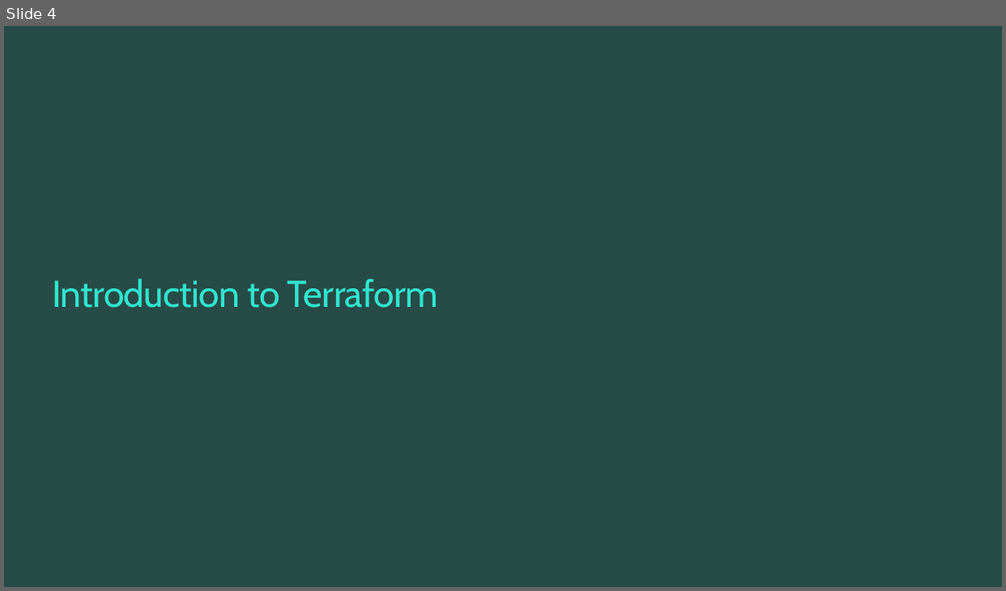
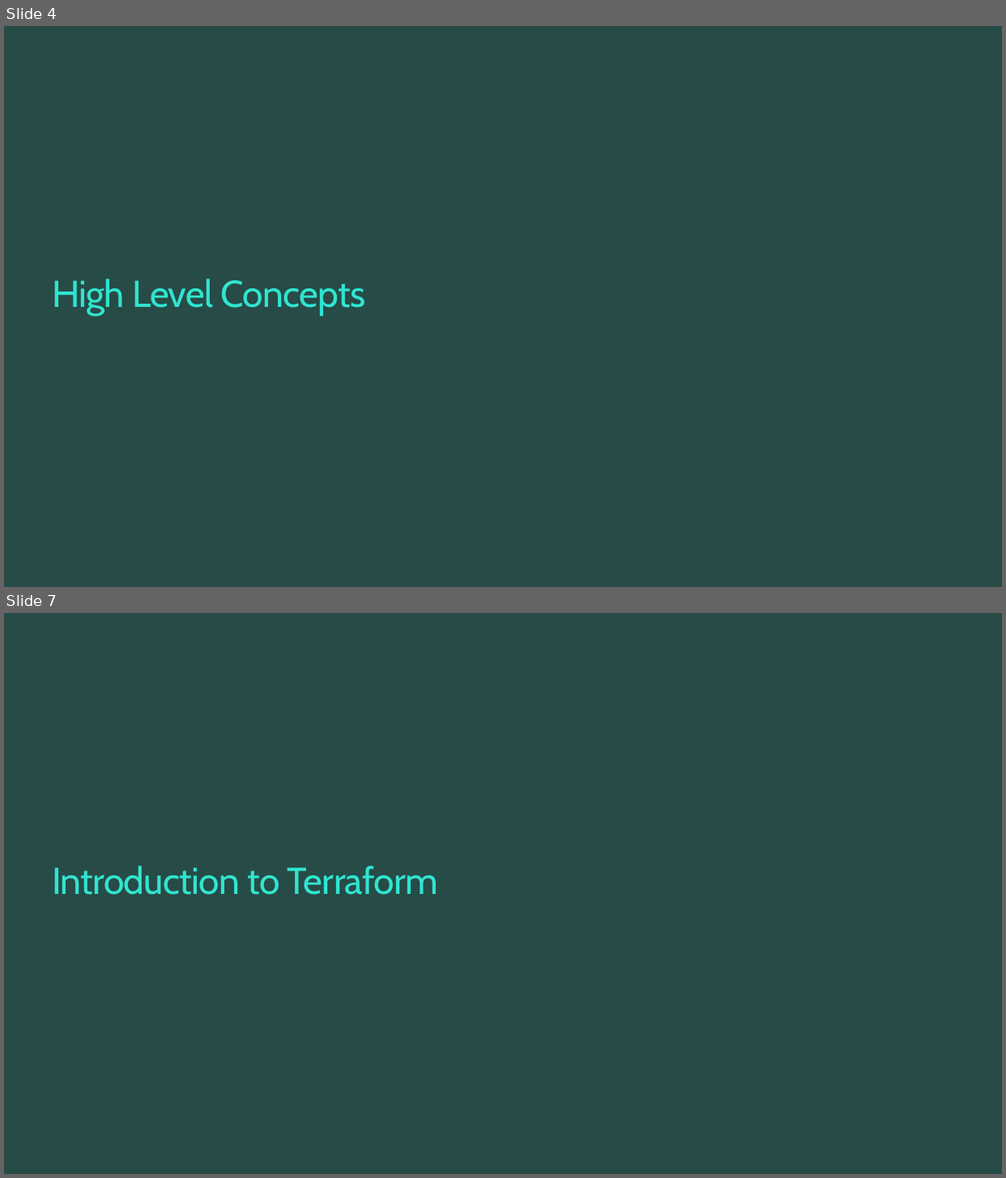
Before and after one commit to TIS-Cloud-Team/TF_Community_workshop, a slide deck: PPTs/02_core_workflow_and_configuration.pptx. Shown one above the other, each under a label of ours: slide 4 before the commit, slides 4 and 7 after it; the slides between them are not shown. The pictures are 1006x591 and 1006x1178 pixels, drawn with LibreOffice and Linux fonts; fonts in the diff are those of the drawing; background and template pictures are left out. Boxes give left, top, right and bottom in pixels: in the first picture for what was removed or moved away, otherwise in the second. Text is boxed around its words. In the diff, an @@ line names an element or a change of style, - is before the commit and + after.

```diff
--- a/PPTs/02_core_workflow_and_configuration.pptx
+++ b/PPTs/02_core_workflow_and_configuration.pptx
@@ slide 4 added at <box>4,26,1002,587</box>, background #274B47 @@
@@ title added at <box>52,279,366,316</box>, 36 pt, text #30E5D0 @@
+High Level Concepts
@@ what was slide 4 is now slide 7 @@
```
Also in this commit, not shown: 5 slides changed, 2 other slides added, 45 other files.
